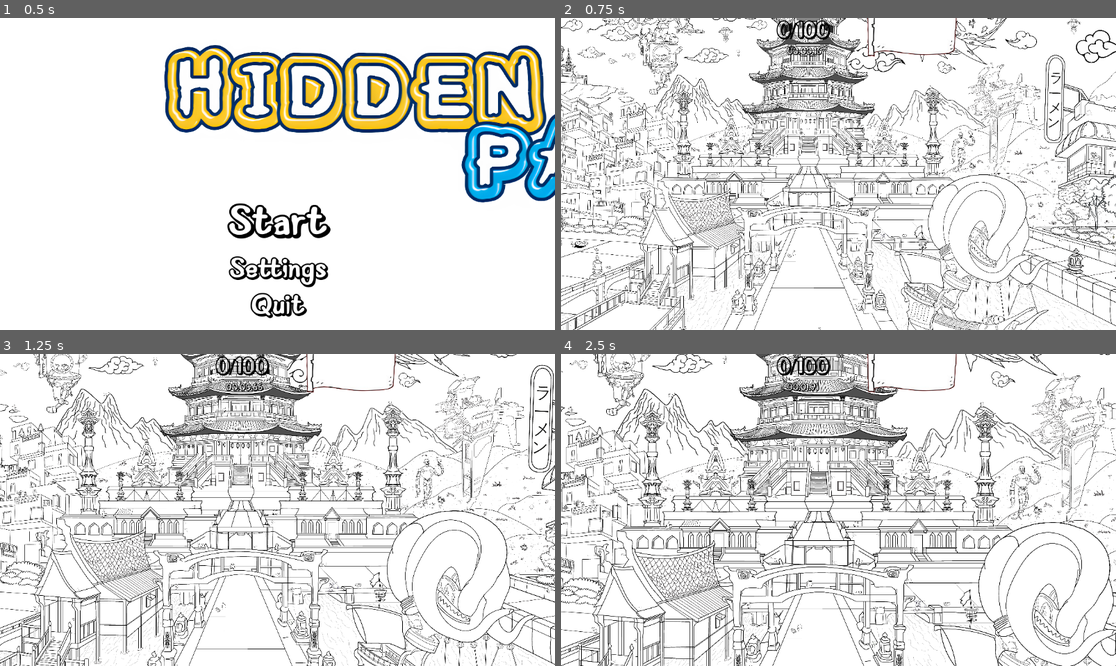
Above: before the commit, frames 1-4 (two rows, left to right).
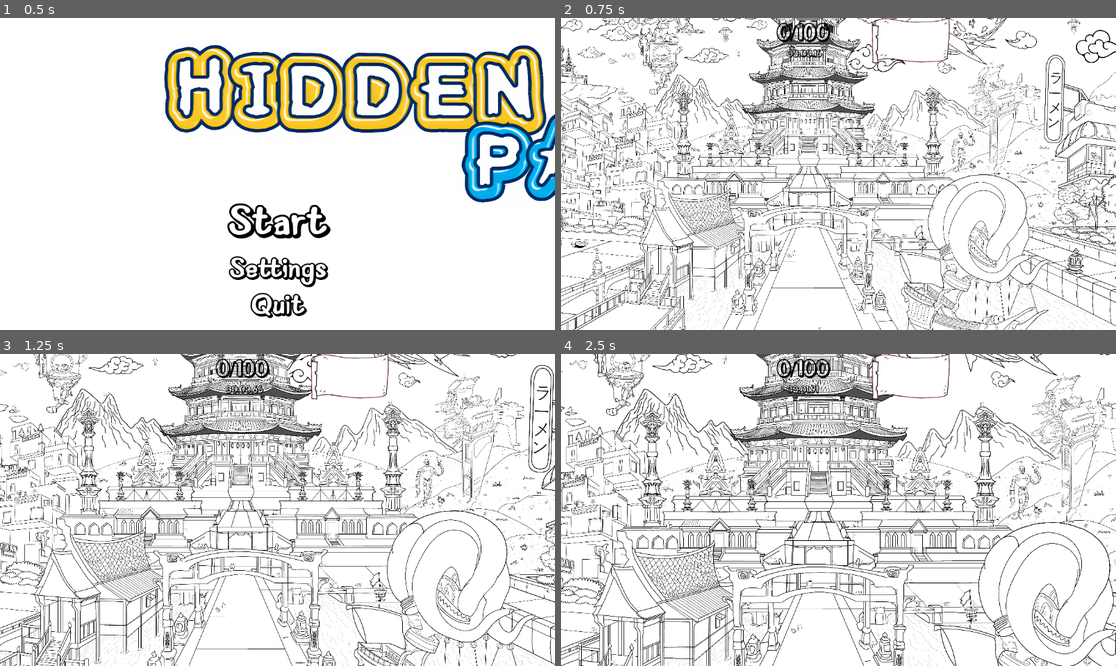
Above: after the commit, the same moments.

Repository: Wpan0n/_HiddenPaws_
Game: Godot game, scene res://scences/main_menu.tscn
Two runs of this game, one before a commit and one after it. Both use one fixed random seed, a clock stepped at 60 frames per second and the inputs below.
Inputs (mouse positions are in pixels of both pictures, inside the frame that each line leads up to):
- Up to frame 1 (0.5 s): no input
- Up to frame 2 (0.75 s): click "Start" at 0.5 s
- Up to frame 3 (1.25 s): no input
- Up to frame 4 (2.5 s): move the mouse to (960, 494) at 1.27 s; click (960, 494) at 1.42 s; drag from (727, 525) to (810, 572) at 2.02 s

Frame 1 is identical in both runs. In frame 2, 0.9% of the frame differs, in the area x 38-72%, y 0-15%; in frame 3, 0.9%; in frame 4, 1.0%.

Commit message:
Update MainGame.tscn

Diff:
--- a/scences/MainGame.tscn
+++ b/scences/MainGame.tscn
@@ -125,7 +125,8 @@
 [node name="CanvasLayer" type="CanvasLayer" parent="UserInterface"]
 
 [node name="Sprite2D" type="Sprite2D" parent="UserInterface/CanvasLayer"]
-position = Vector2(728, 24)
+position = Vector2(725.603, 46)
+scale = Vector2(0.87069, 0.87069)
 texture = ExtResource("3_j7ik3")
 
 [node name="GameUI" type="Control" parent="UserInterface"]
@@ -134,9 +135,9 @@
 anchor_right = 1.0
 anchor_bottom = 1.0
 offset_left = -687.0
-offset_top = -2269.0
+offset_top = -2264.0
 offset_right = -687.0
-offset_bottom = -2269.0
+offset_bottom = -2264.0
 grow_horizontal = 2
 grow_vertical = 2
 script = ExtResource("61_qf1fh")
